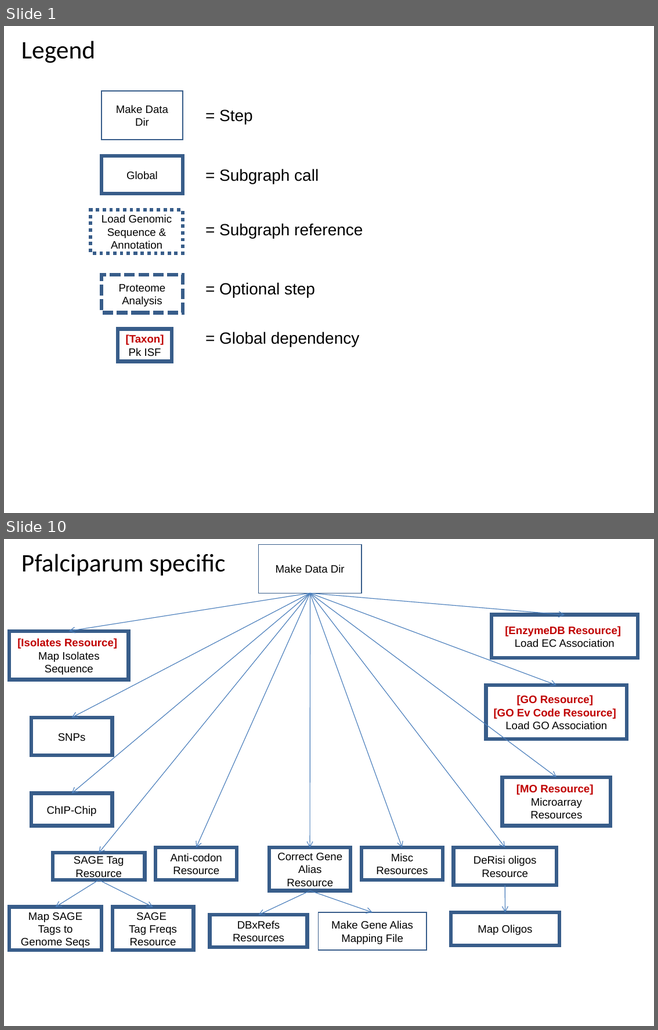
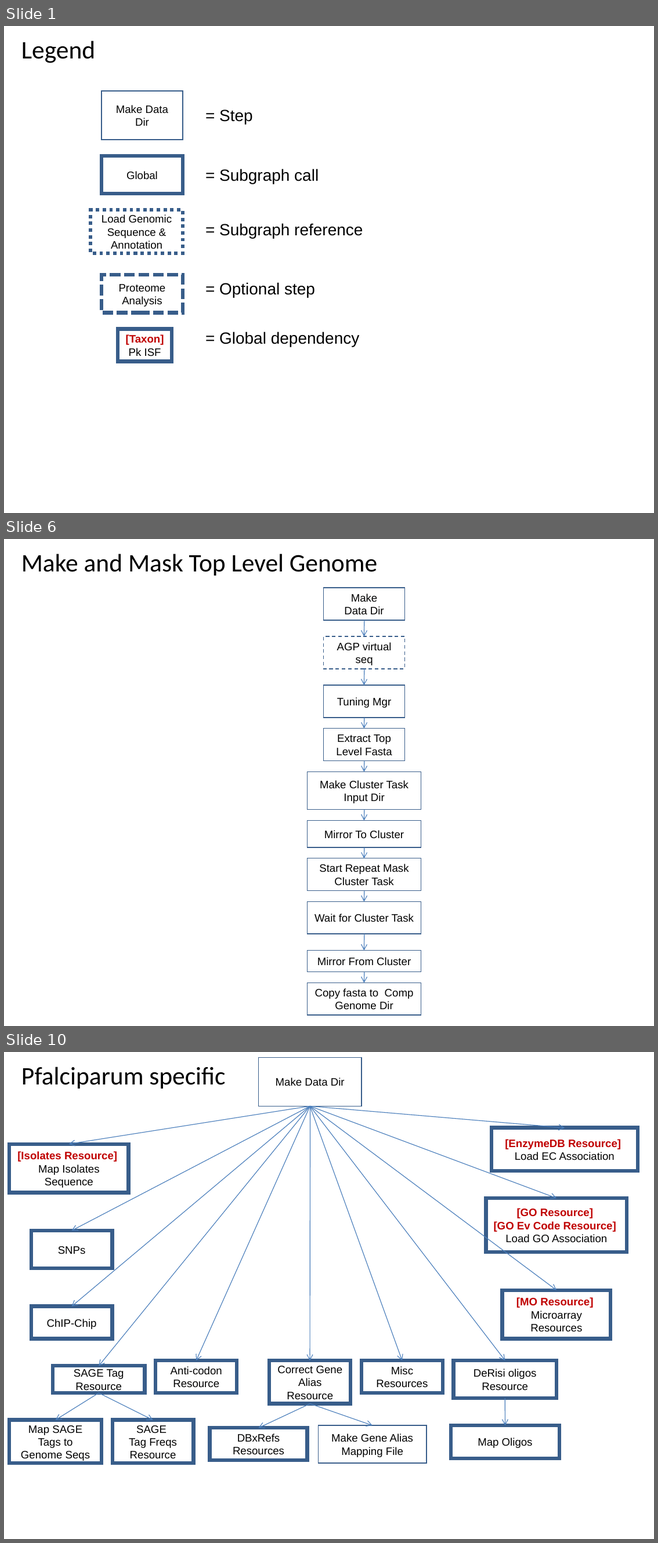
Before and after one commit to VEuPathDB/ApiCommonWorkflow, a slide deck: Main/doc/IntegratedWorkflow.ppt. Shown one above the other, each under a label of ours: slides 1 and 10 before the commit, slides 1, 6 and 10 after it; the slides between them are not shown. The pictures are 658x1030 and 658x1543 pixels, drawn with LibreOffice and Linux fonts; fonts in the diff are those of the drawing. Boxes give left, top, right and bottom in pixels: in the first picture for what was removed or moved away, otherwise in the second. Text is boxed around its words. In the diff, an @@ line names an element or a change of style, - is before the commit and + after.

```diff
--- a/Main/doc/IntegratedWorkflow.ppt
+++ b/Main/doc/IntegratedWorkflow.ppt
@@ slide 6 added at [4,539,654,1026], background #FFFFFF @@
@@ title added at [21,553,377,576], 28 pt, text #000000 @@
+Make and Mask Top Level Genome
@@ rectangle added at [324,588,405,620], fill #FFFFFF, outline #385D8A 0.99 pt, 12 pt, text #000000 @@
+Make
+Data Dir
@@ arrow added from (364, 620) to (364, 636), #4A7EBB 0.74 pt @@
@@ rectangle added at [324,636,405,669], fill #FFFFFF, outline #385D8A 0.99 pt dashed, 12 pt, text #000000 @@
+AGP virtual seq
@@ arrow added from (364, 669) to (364, 685), #4A7EBB 0.74 pt @@
@@ rectangle added at [324,685,405,718], fill #FFFFFF, outline #385D8A 0.99 pt, 12 pt, text #000000 @@
+Tuning Mgr
@@ rectangle added at [324,728,405,761], fill #FFFFFF, outline #385D8A 0.99 pt, 12 pt, text #000000 @@
+Extract Top Level Fasta
@@ arrow added from (364, 718) to (364, 729), #4A7EBB 0.74 pt @@
@@ arrow added from (364, 761) to (364, 772), #4A7EBB 0.74 pt @@
@@ rectangle added at [307,772,421,809], outline #385D8A 0.99 pt, 12 pt, text #000000 @@
+Make Cluster Task Input Dir
@@ arrow added from (364, 810) to (364, 821), #4A7EBB 0.74 pt @@
@@ rectangle added at [307,820,421,848], outline #385D8A 0.99 pt, 12 pt, text #000000 @@
+Mirror To Cluster
@@ arrow added from (364, 848) to (364, 859), #4A7EBB 0.74 pt @@
@@ rectangle added at [307,859,421,891], outline #385D8A 0.99 pt, 12 pt, text #000000 @@
+Start Repeat Mask Cluster Task
@@ rectangle added at [307,901,421,934], outline #385D8A 0.99 pt, 12 pt, text #000000 @@
+Wait for Cluster Task
@@ arrow added from (364, 891) to (364, 902), #4A7EBB 0.74 pt @@
@@ arrow added from (364, 934) to (364, 951), #4A7EBB 0.74 pt @@
@@ rectangle added at [307,950,421,972], outline #385D8A 0.99 pt, 12 pt, text #000000 @@
+Mirror From Cluster
@@ arrow added from (364, 972) to (364, 983), #4A7EBB 0.74 pt @@
@@ rectangle added at [307,983,421,1015], outline #385D8A 0.99 pt, 12 pt, text #000000 @@
+Copy fasta to Comp Genome Dir
```
Also in this commit, not shown: 12 slides changed, 2 other slides added, 2 slides removed.
